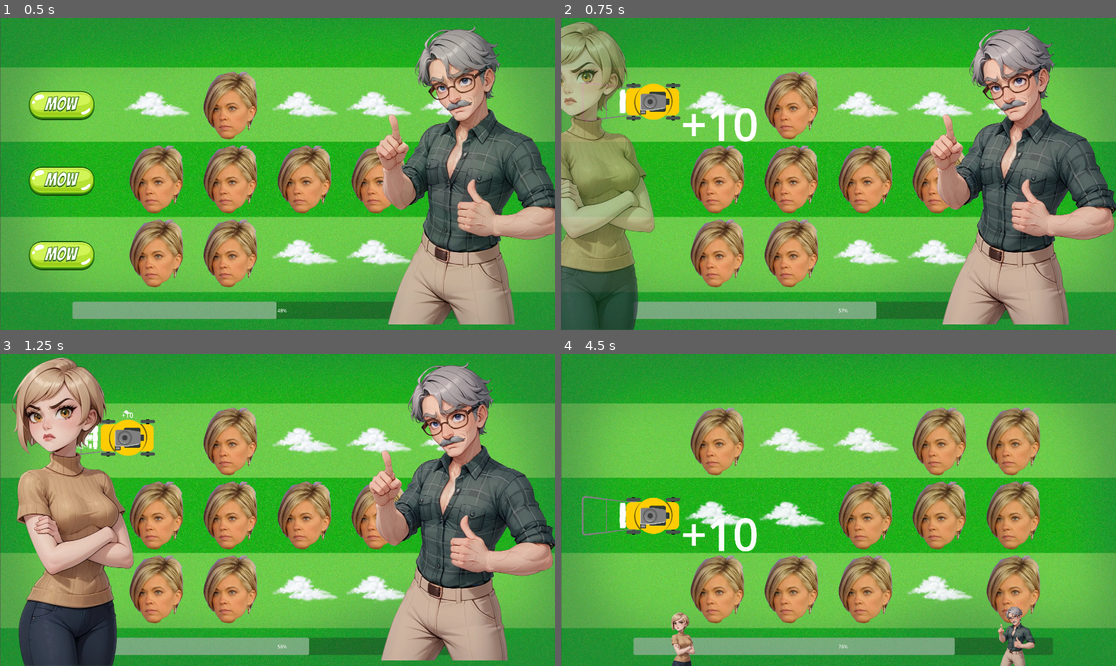
Above: before the commit, frames 1-4 (two rows, left to right).
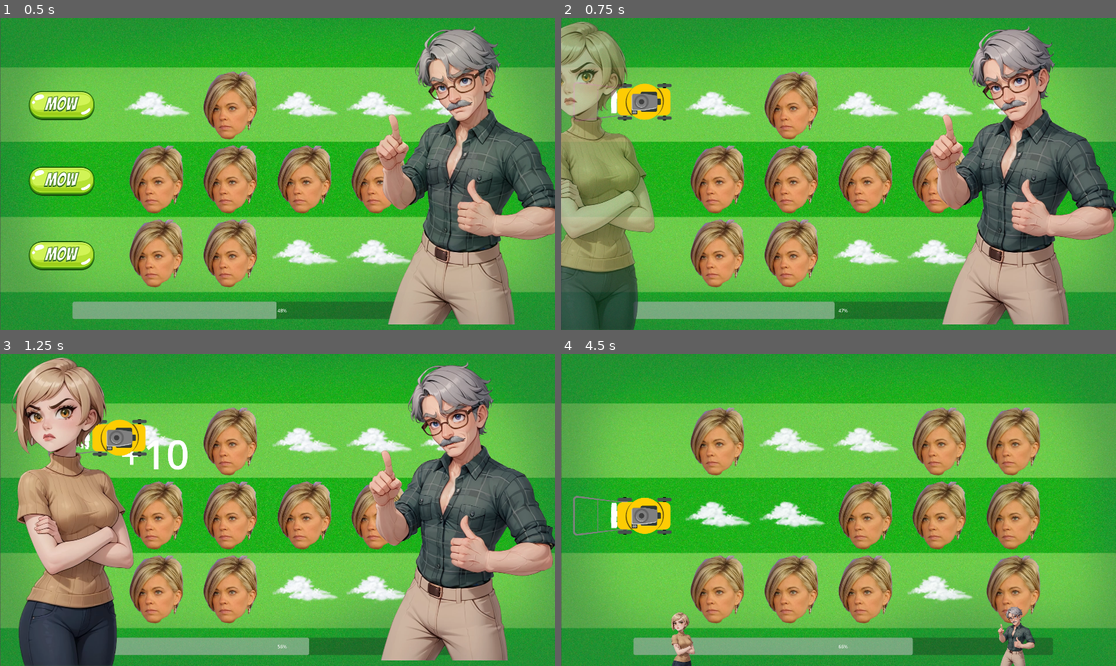
Above: after the commit, the same moments.

Repository: Andy-Tanis/last-meme-standing
Game: Godot game, scene res://scenes/lawn.tscn
The game is run twice, just before and just after one commit, with the same random seed, the same clock (stepped at 60 frames per second) and the same inputs.
Inputs (mouse positions are in pixels of both pictures, inside the frame that each line leads up to):
- Up to frame 1 (0.5 s): no input
- Up to frame 2 (0.75 s): click (622, 105) at 0.5 s
- Up to frame 3 (1.25 s): no input
- Up to frame 4 (4.5 s): click (622, 516) at 4.25 s

Frame 1 is identical in both runs. In frame 2, 2.0% of the frame differs, in the area x 2-57%, y 20-97%; in frame 3, 1.4%; in frame 4, 2.3%, in the area x 2-71%, y 45-97%.

Commit message:
Add files via upload

Diff:
--- a/scripts/lawn.gd
+++ b/scripts/lawn.gd
@@ -47,7 +47,7 @@
 
 	lawnmower_spawned()
 
-	$Lawnmower.position = Vector2(240, 290)
+	$Lawnmower.position = Vector2(210, 290)
 
 	$Lawnmower.show()
 
@@ -59,7 +59,7 @@
 
 	lawnmower_spawned()
 
-	$Lawnmower.position = Vector2(240, 560)
+	$Lawnmower.position = Vector2(210, 560)
 
 	$Lawnmower.show()
 
@@ -71,7 +71,7 @@
 
 	lawnmower_spawned()
 
-	$Lawnmower.position = Vector2(240, 820)
+	$Lawnmower.position = Vector2(210, 820)
 
 	$Lawnmower.show()
 
--- /dev/null
+++ b/scripts/shop.gd
@@ -0,0 +1,92 @@
+extends Node2D
+
+@export var CoinScene: PackedScene
+
+@onready var spawner_component: SpawnerComponent = $SpawnerComponent
+
+var time_since_last_coin_spawn := 0
+
+var margin = 400
+var screen_height = ProjectSettings.get_setting("display/window/size/viewport_height")
+var screen_width = ProjectSettings.get_setting("display/window/size/viewport_width")
+
+var game_over := false
+
+# Called when the node enters the scene tree for the first time.
+func _ready() -> void:
+
+	$UI/ProgressBarWin.value = 50
+
+	$RoundStart.play()
+
+	$Boomer/AnimationPlayer.play("show")
+	await get_tree().create_timer(.5).timeout
+	$Karen/AnimationPlayer.play("show")
+
+func _process(delta: float) -> void:
+
+	if !game_over:
+
+		if $UI/ProgressBarWin.value < 100 and $UI/ProgressBarWin.value > 0:
+
+			$UI/ProgressBarWin.value -= 0.05
+
+			if time_since_last_coin_spawn <= 0:
+				spawn_coin()
+
+				var rng = RandomNumberGenerator.new()
+				rng.randomize()
+				time_since_last_coin_spawn = rng.randi_range(10, 50)
+
+			else:
+				time_since_last_coin_spawn -= 1
+
+		elif $UI/ProgressBarWin.value == 100:
+
+			win()
+
+		elif $UI/ProgressBarWin.value == 0:
+
+			lose()
+
+func spawn_coin() -> void:
+
+	var new_node = spawner_component.spawn(Vector2(randf_range(margin, screen_width - margin), screen_height + 150))
+	var is_cloud = false
+	if new_node.icon == 1:
+		is_cloud = true
+
+	new_node.find_child("Button").pressed.connect(update_progress_win_bar.bind(new_node, new_node.get("scale").x, is_cloud))
+
+
+func update_progress_win_bar(new_node, scale, character) -> void:
+	$Camera2D.apply_shake()
+	var coin_value:float = 1 - scale
+	coin_value *= 20
+	var formatted_coin_value: int = int(coin_value)
+
+	if character == true:
+		new_node.find_child("Score").text = "+" + str(formatted_coin_value)
+		$UI/ProgressBarWin.value += formatted_coin_value
+	else:
+		new_node.find_child("Score").text = "-" + str(formatted_coin_value)
+		$UI/ProgressBarWin.value -= formatted_coin_value
+
+	new_node.find_child("Score").add_theme_font_size_override("font_size", formatted_coin_value * 30)
+	new_node.find_child("Score").show()
+
+func win() -> void:
+
+	game_over = true
+	get_tree().call_group("coin", "speed_up")
+	$LabelYouWinLose.text = "You Won!"
+	$LabelYouWinLose/AnimationPlayer.play("show")
+	$Win.play()
+
+func lose() -> void:
+
+	game_over = true
+	get_tree().call_group("coin", "speed_up")
+	$LabelYouWinLose.text = "You Lost!"
+	$LabelYouWinLose/AnimationPlayer.play("show")
+	$Lose.play()
